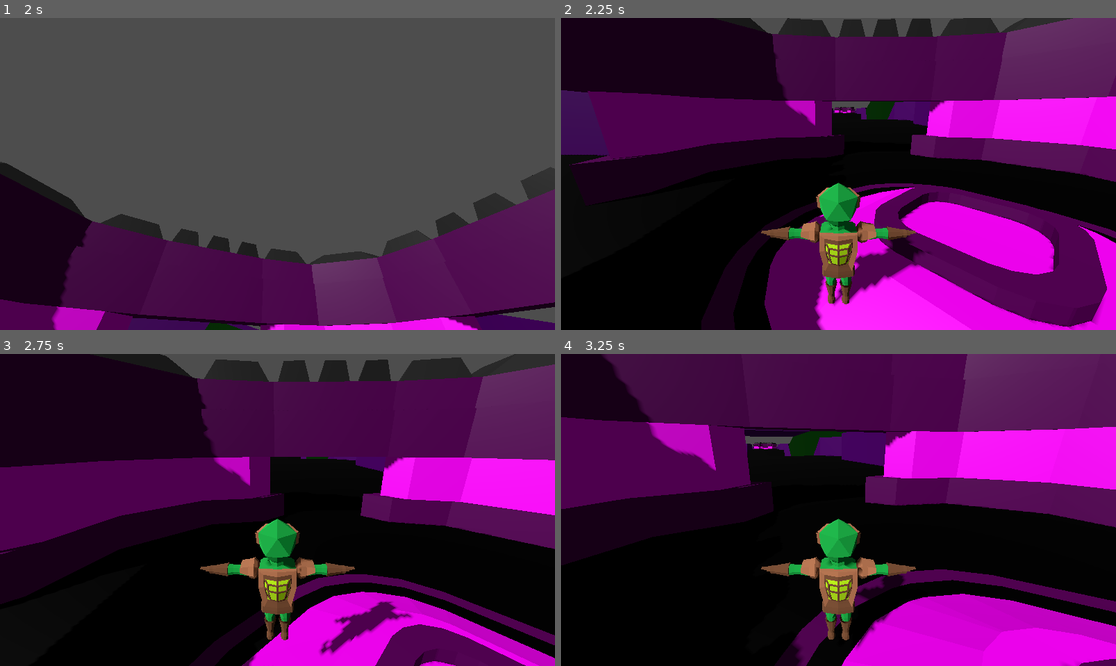
Above: before the commit, frames 1-4 (two rows, left to right).
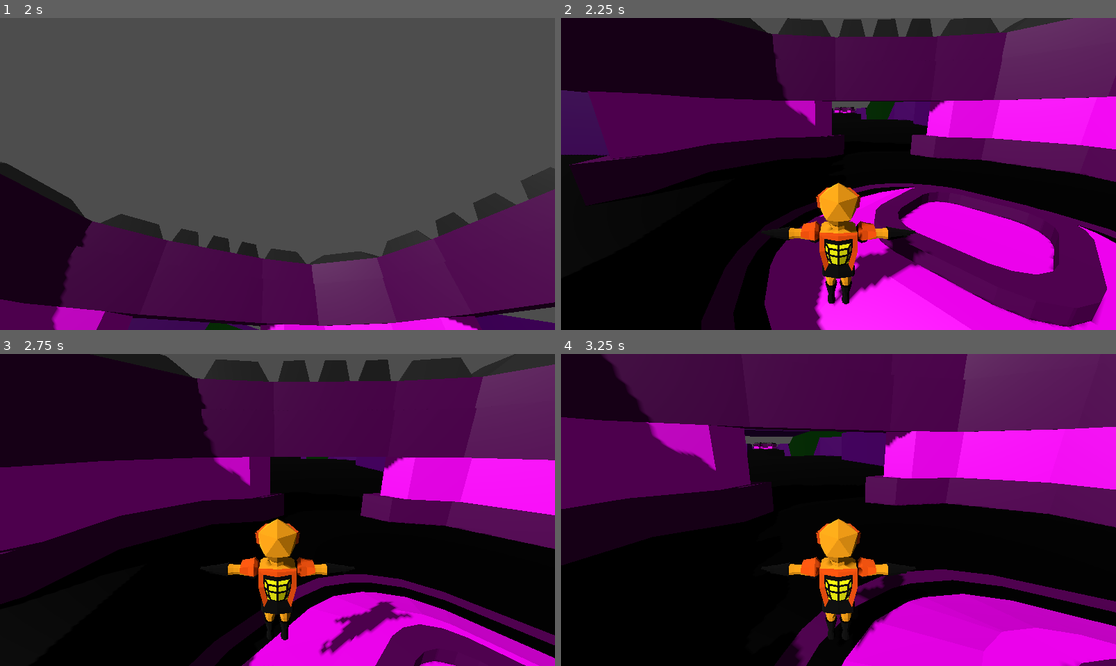
Above: after the commit, the same moments.

Repository: Kaylin-NormanSlack/ProjectPowerCommand
Game: Godot game, scene res://UserInterface/MainMenu.tscn
Two runs of this game, one before a commit and one after it. Both use one fixed random seed, a clock stepped at 60 frames per second and the inputs below.
Inputs (mouse positions are in pixels of both pictures, inside the frame that each line leads up to):
- Up to frame 1 (2 s): click "Start" at 0.5 s; tap Enter (ui_accept) at 1.25, 1.52 s; move the mouse to (305, 174) at 1.27 s; hold W (up) from 1.28 s (still down); hold E (interact) from 1.28 s (still down)
- Up to frame 2 (2.25 s): keep holding W (up); move the mouse to (810, 174) at 2.02 s; release E (interact) at 2.03 s; tap C (switch_camera) at 2.1 s
- Up to frame 3 (2.75 s): keep holding W (up); tap Enter (ui_accept) at 2.27 s
- Up to frame 4 (3.25 s): keep holding W (up); move the mouse to (849, 503) at 2.77 s; hold E (interact) from 2.78 s (still down)

Frame 1 is identical in both runs. In frame 2, 2.9% of the frame differs, in the area x 36-64%, y 52-92%; in frame 3, 2.9%; in frame 4, 2.9%.

Commit message:
Add factions and update player to use them

Diff:
--- /dev/null
+++ b/Factions/da.tres
@@ -0,0 +1,12 @@
+[gd_resource type="Resource" load_steps=2 format=3 uid="uid://bgwaljon2u7br"]
+
+[ext_resource type="Script" path="res://Scripts/Faction.gd" id="1_ao6lr"]
+
+[resource]
+script = ExtResource("1_ao6lr")
+title = "D3LT4-4RM"
+description = "D3LT4-4RM is a new and upcoming company. Their robot designs are influenced by Greek Spartan warriors. Their commander uses a laser spear that can be used as a melee weapon and also be used to fire a long single rail gun beam from the spearhead."
+base_color = Color(0.133333, 0.694118, 0.298039, 1)
+highlight_color = Color(0.709804, 0.901961, 0.113725, 1)
+dark_color = Color(0.72549, 0.478431, 0.341176, 1)
+darkest_color = Color(0.490196, 0.32549, 0.227451, 1)
--- /dev/null
+++ b/Factions/ei.tres
@@ -0,0 +1,12 @@
+[gd_resource type="Resource" load_steps=2 format=3 uid="uid://btyvlub1myqq1"]
+
+[ext_resource type="Script" path="res://Scripts/Faction.gd" id="1_uuikw"]
+
+[resource]
+script = ExtResource("1_uuikw")
+title = "Fenrir Enterprise"
+description = "Fenrir Enterprise is a defense contractor. Their robots are very uniform and are designed to mimic a standard military company but are blocky in design. Their commander utilizes a police baton and a 3 round burst fire ballistic weapon."
+base_color = Color(0, 0.635294, 0.909804, 1)
+highlight_color = Color(0.6, 0.85098, 0.917647, 1)
+dark_color = Color(0.764706, 0.764706, 0.764706, 1)
+darkest_color = Color(0.247059, 0.282353, 0.8, 1)
--- /dev/null
+++ b/Factions/fe.tres
@@ -0,0 +1,12 @@
+[gd_resource type="Resource" load_steps=2 format=3 uid="uid://dpty6h8j5n5od"]
+
+[ext_resource type="Script" path="res://Scripts/Faction.gd" id="1_nrygb"]
+
+[resource]
+script = ExtResource("1_nrygb")
+title = "Echelon Industries"
+description = "Echelon Industries is the Apple of this universe. Their robot designs are round and sleek. Their weapons are laser based. Their commander utilizes some kind of blaster pistol and a beam sword."
+base_color = Color(0.533333, 0, 0.0823529, 1)
+highlight_color = Color(1, 0, 0, 1)
+dark_color = Color(0.498039, 0.498039, 0.498039, 1)
+darkest_color = Color(0.309804, 0.309804, 0.309804, 1)
--- /dev/null
+++ b/Factions/mc.tres
@@ -0,0 +1,12 @@
+[gd_resource type="Resource" load_steps=2 format=3 uid="uid://cj4g38i5dlfjg"]
+
+[ext_resource type="Script" path="res://Scripts/Faction.gd" id="1_84psp"]
+
+[resource]
+script = ExtResource("1_84psp")
+title = "Mack Co"
+description = "Mack Co is a construction company that has recently begun transitioning to utilizing their robots in a combat environment. The commander is equipped with some kind of nail gun and construction hammer. The robots are equipped with weapons that are modified rivet guns and power tools. (Alternatively we could include mining gear and incorporate drills and tank treads into the robot designs."
+base_color = Color(1, 0.662745, 0.105882, 1)
+highlight_color = Color(1, 1, 0, 1)
+dark_color = Color(1, 0.364706, 0, 1)
+darkest_color = Color(0, 0, 0, 1)
--- /dev/null
+++ b/Scripts/Faction.gd
@@ -0,0 +1,9 @@
+class_name Faction extends Resource
+
+@export var title: String = ""
+@export var description: String = ""
+
+@export var base_color: Color
+@export var highlight_color: Color
+@export var dark_color: Color
+@export var darkest_color: Color
--- /dev/null
+++ b/Scripts/FactionUtils.gd
@@ -0,0 +1,20 @@
+class_name FactionUtils
+
+static func make_color_material(color: Color) -> Material:
+	var material := StandardMaterial3D.new()
+	material.albedo_color = color
+	return material
+
+static func apply_faction_colors(faction: Faction, node: Node):
+	if node is MeshInstance3D:
+		var mesh_instance = node as MeshInstance3D
+		if mesh_instance.mesh.get_surface_count() == 4:
+			# TODO: cache materials here
+			print("Applying faction colors to " + mesh_instance.name)
+			mesh_instance.set_surface_override_material(0, make_color_material(faction.base_color))
+			mesh_instance.set_surface_override_material(1, make_color_material(faction.highlight_color))
+			mesh_instance.set_surface_override_material(2, make_color_material(faction.dark_color))
+			mesh_instance.set_surface_override_material(3, make_color_material(faction.darkest_color))
+
+	for child_node in node.get_children():
+		apply_faction_colors(faction, child_node)
--- a/Units/Player/Player.gd
+++ b/Units/Player/Player.gd
@@ -1,7 +1,9 @@
 extends CharacterBody3D
 
-@export_enum("D3lt4 Arm", "Echelon Industries", "Fenrir Enterprise", "Mach Co") var faction: int = 0
-const FACTION_CODES: Array[String] = ["d4", "ei", "fe", "mc"]
+@export var faction: Resource:
+	set(value):
+		faction = value
+		FactionUtils.apply_faction_colors(value, self)
 
 enum CameraMode { FIRST_PERSON, THIRD_PERSON }
 
@@ -41,9 +43,8 @@
 
 func _ready():
 	# Load commander of proper faction
-	commander.queue_free()
-	commander = load("res://Units/Player/%s_commander.tscn" % FACTION_CODES[faction]).instantiate()
-	add_child(commander)
+	if faction:
+		FactionUtils.apply_faction_colors(faction, self)
 
 func _physics_process(delta):
 	# Add the gravity.
--- a/Units/Player/Player.tscn
+++ b/Units/Player/Player.tscn
@@ -1,6 +1,7 @@
-[gd_scene load_steps=6 format=3 uid="uid://bb57g0xho7c5t"]
+[gd_scene load_steps=7 format=3 uid="uid://bb57g0xho7c5t"]
 
 [ext_resource type="Script" path="res://Units/Player/Player.gd" id="1_0hdoe"]
+[ext_resource type="Resource" uid="uid://cj4g38i5dlfjg" path="res://Factions/mc.tres" id="2_eki41"]
 [ext_resource type="PackedScene" uid="uid://e4w873cvy2d" path="res://Units/Player/commander.tscn" id="2_pdday"]
 
 [sub_resource type="CapsuleShape3D" id="CapsuleShape3D_triqg"]
@@ -12,12 +13,13 @@
 [sub_resource type="LabelSettings" id="LabelSettings_rba3d"]
 font_size = 50
 
-[node name="CharacterBody3D" type="CharacterBody3D"]
+[node name="Player" type="CharacterBody3D"]
 collision_layer = 2
 collision_mask = 7
 axis_lock_angular_x = true
 axis_lock_angular_z = true
 script = ExtResource("1_0hdoe")
+faction = ExtResource("2_eki41")
 
 [node name="CollisionShape3D" type="CollisionShape3D" parent="."]
 transform = Transform3D(1, 0, 0, 0, 1, 0, 0, 0, 1, 2.08165e-12, 0.9, 2.08165e-12)
--- a/Units/Player/d4_commander.tscn
+++ /dev/null
@@ -1,23 +0,0 @@
-[gd_scene load_steps=6 format=3 uid="uid://dtitflfutwan2"]
-
-[ext_resource type="PackedScene" uid="uid://e4w873cvy2d" path="res://Units/Player/commander.tscn" id="1_c3nx1"]
-
-[sub_resource type="StandardMaterial3D" id="StandardMaterial3D_xlulo"]
-albedo_color = Color(0.133333, 0.694118, 0.298039, 1)
-
-[sub_resource type="StandardMaterial3D" id="StandardMaterial3D_gcd61"]
-albedo_color = Color(0.709804, 0.901961, 0.113725, 1)
-
-[sub_resource type="StandardMaterial3D" id="StandardMaterial3D_4gc8n"]
-albedo_color = Color(0.72549, 0.478431, 0.341176, 1)
-
-[sub_resource type="StandardMaterial3D" id="StandardMaterial3D_km30u"]
-albedo_color = Color(0.490196, 0.32549, 0.227451, 1)
-
-[node name="D3LT4_ARM_Commander" instance=ExtResource("1_c3nx1")]
-
-[node name="Commander" parent="." index="0"]
-surface_material_override/0 = SubResource("StandardMaterial3D_xlulo")
-surface_material_override/1 = SubResource("StandardMaterial3D_gcd61")
-surface_material_override/2 = SubResource("StandardMaterial3D_4gc8n")
-surface_material_override/3 = SubResource("StandardMaterial3D_km30u")
--- a/Units/Player/ei_commander.tscn
+++ /dev/null
@@ -1,23 +0,0 @@
-[gd_scene load_steps=6 format=3 uid="uid://d3oqvq8bggd1"]
-
-[ext_resource type="PackedScene" uid="uid://e4w873cvy2d" path="res://Units/Player/commander.tscn" id="1_o7mme"]
-
-[sub_resource type="StandardMaterial3D" id="StandardMaterial3D_pl6en"]
-albedo_color = Color(0, 0.635294, 0.909804, 1)
-
-[sub_resource type="StandardMaterial3D" id="StandardMaterial3D_i0gqw"]
-albedo_color = Color(0.6, 0.85098, 0.917647, 1)
-
-[sub_resource type="StandardMaterial3D" id="StandardMaterial3D_1gn8y"]
-albedo_color = Color(0.764706, 0.764706, 0.764706, 1)
-
-[sub_resource type="StandardMaterial3D" id="StandardMaterial3D_bve4l"]
-albedo_color = Color(0.247059, 0.282353, 0.8, 1)
-
-[node name="Echelon_Industries_Commander" instance=ExtResource("1_o7mme")]
-
-[node name="Commander" parent="." index="0"]
-surface_material_override/0 = SubResource("StandardMaterial3D_pl6en")
-surface_material_override/1 = SubResource("StandardMaterial3D_i0gqw")
-surface_material_override/2 = SubResource("StandardMaterial3D_1gn8y")
-surface_material_override/3 = SubResource("StandardMaterial3D_bve4l")
--- a/Units/Player/fe_commander.tscn
+++ /dev/null
@@ -1,23 +0,0 @@
-[gd_scene load_steps=6 format=3 uid="uid://cxndk8rm7itim"]
-
-[ext_resource type="PackedScene" uid="uid://e4w873cvy2d" path="res://Units/Player/commander.tscn" id="1_p3lpj"]
-
-[sub_resource type="StandardMaterial3D" id="StandardMaterial3D_xlulo"]
-albedo_color = Color(0.533333, 0, 0.0823529, 1)
-
-[sub_resource type="StandardMaterial3D" id="StandardMaterial3D_gcd61"]
-albedo_color = Color(1, 0, 0, 1)
-
-[sub_resource type="StandardMaterial3D" id="StandardMaterial3D_4gc8n"]
-albedo_color = Color(0.498039, 0.498039, 0.498039, 1)
-
-[sub_resource type="StandardMaterial3D" id="StandardMaterial3D_km30u"]
-albedo_color = Color(0.309804, 0.309804, 0.309804, 1)
-
-[node name="Fenrir_Enterprise_Commander" instance=ExtResource("1_p3lpj")]
-
-[node name="Commander" parent="." index="0"]
-surface_material_override/0 = SubResource("StandardMaterial3D_xlulo")
-surface_material_override/1 = SubResource("StandardMaterial3D_gcd61")
-surface_material_override/2 = SubResource("StandardMaterial3D_4gc8n")
-surface_material_override/3 = SubResource("StandardMaterial3D_km30u")
--- a/Units/Player/mc_commander.tscn
+++ /dev/null
@@ -1,23 +0,0 @@
-[gd_scene load_steps=6 format=3 uid="uid://mjja3h8x46su"]
-
-[ext_resource type="PackedScene" uid="uid://e4w873cvy2d" path="res://Units/Player/commander.tscn" id="1_iee53"]
-
-[sub_resource type="StandardMaterial3D" id="StandardMaterial3D_kbvg5"]
-albedo_color = Color(1, 0.662745, 0.105882, 1)
-
-[sub_resource type="StandardMaterial3D" id="StandardMaterial3D_ixdke"]
-albedo_color = Color(1, 1, 0, 1)
-
-[sub_resource type="StandardMaterial3D" id="StandardMaterial3D_g6uua"]
-albedo_color = Color(1, 0.364706, 0, 1)
-
-[sub_resource type="StandardMaterial3D" id="StandardMaterial3D_3j5tc"]
-albedo_color = Color(0, 0, 0, 1)
-
-[node name="Mach_Co_Commander" instance=ExtResource("1_iee53")]
-
-[node name="Commander" parent="." index="0"]
-surface_material_override/0 = SubResource("StandardMaterial3D_kbvg5")
-surface_material_override/1 = SubResource("StandardMaterial3D_ixdke")
-surface_material_override/2 = SubResource("StandardMaterial3D_g6uua")
-surface_material_override/3 = SubResource("StandardMaterial3D_3j5tc")
--- a/project.godot
+++ b/project.godot
@@ -9,6 +9,16 @@
 config_version=5
 
 _global_script_classes=[{
+"base": "Resource",
+"class": &"Faction",
+"language": &"GDScript",
+"path": "res://Scripts/Faction.gd"
+}, {
+"base": "RefCounted",
+"class": &"FactionUtils",
+"language": &"GDScript",
+"path": "res://Scripts/FactionUtils.gd"
+}, {
 "base": "Area3D",
 "class": &"Hitbox",
 "language": &"GDScript",
@@ -35,6 +45,8 @@
 "path": "res://Units/Unit.gd"
 }]
 _global_script_class_icons={
+"Faction": "",
+"FactionUtils": "",
 "Hitbox": "",
 "Hurtbox": "",
 "Interactable": "",
